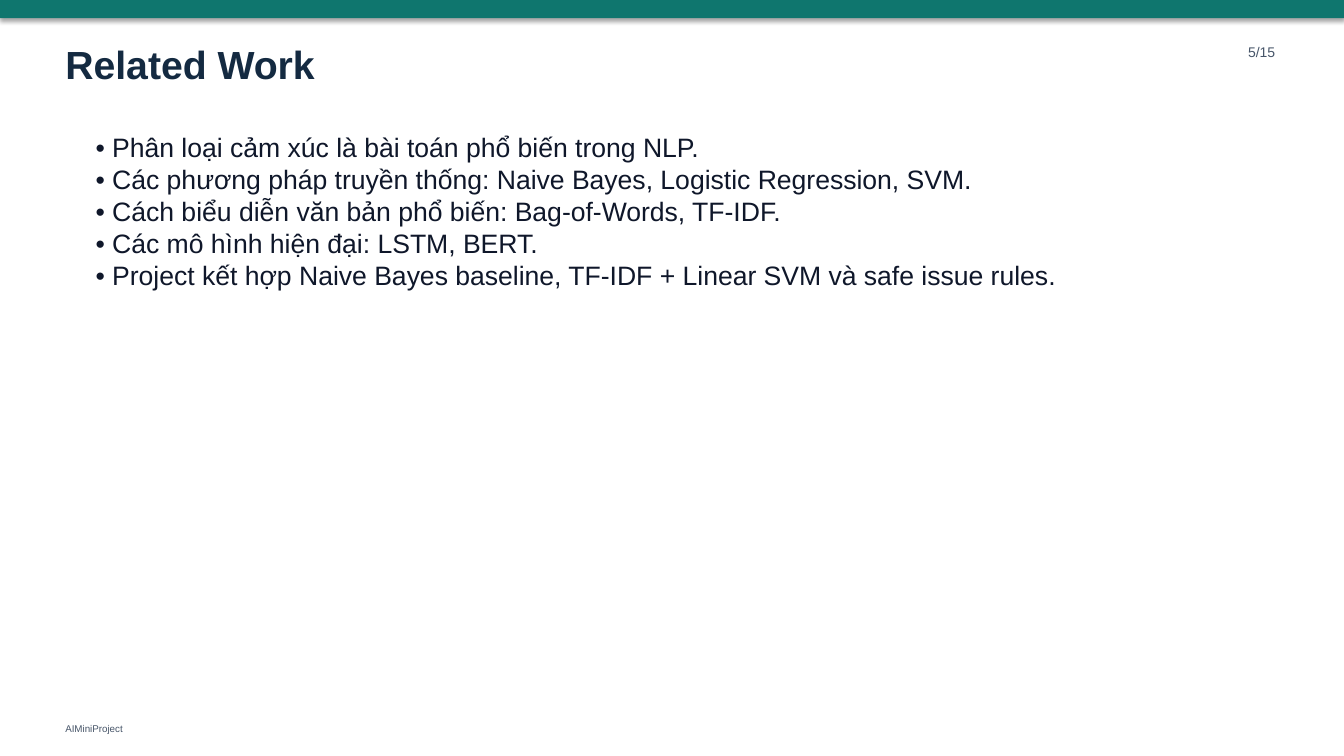
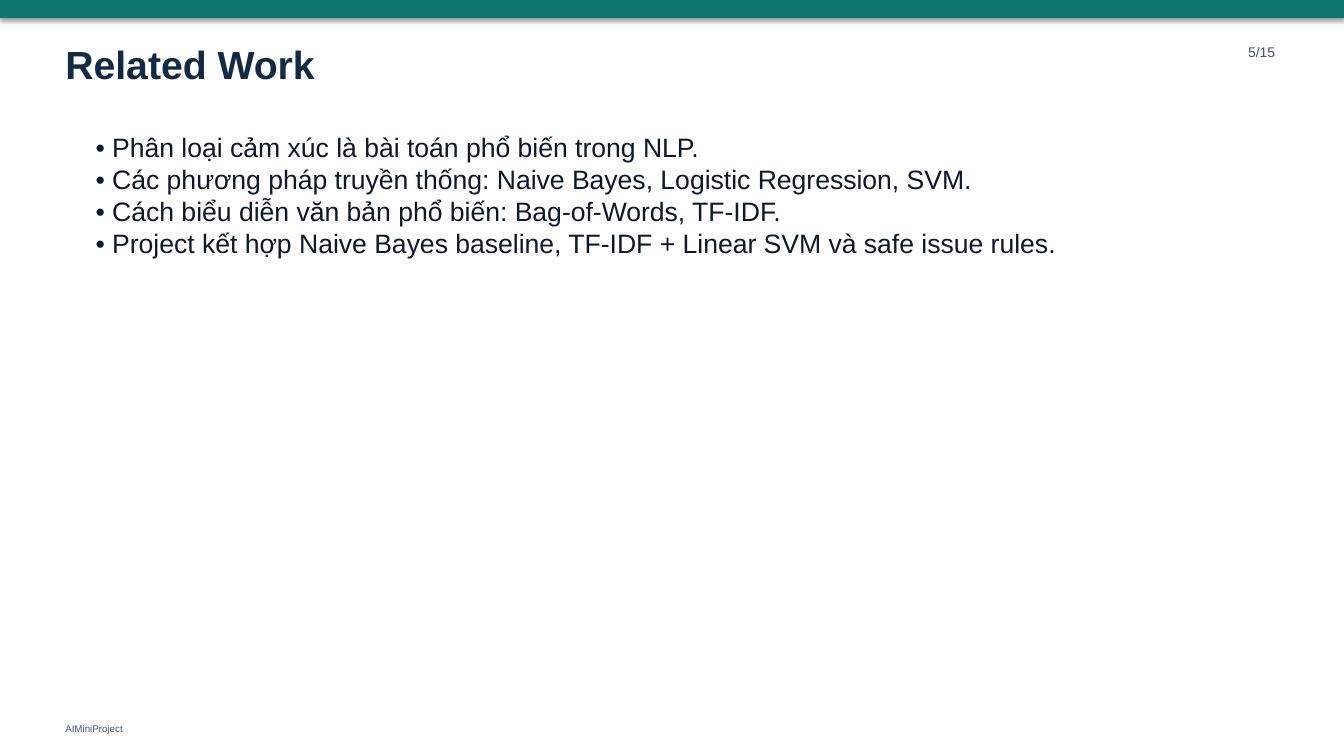
Before and after one commit to luongkien25/AIMiniProject, a slide deck: slide 5 of slides/AIMiniProject_presentation.pptx. Drawn at 1344x756 pixels with LibreOffice and Linux fonts; fonts in the diff are those of the drawing. Boxes give left, top, right and bottom in pixels: in the first picture for what was removed or moved away, otherwise in the second. Text is boxed around its words. In the diff, an @@ line names an element or a change of style, - is before the commit and + after.

```diff
--- a/slides/AIMiniProject_presentation.pptx
+++ b/slides/AIMiniProject_presentation.pptx
@@ text at <box>112,136,1056,258</box>: text changed @@
-• Phân loại cảm xúc là bài toán phổ biến trong NLP.
-• Các phương pháp truyền thống: Naive Bayes, Logistic Regression, SVM.
-• Cách biểu diễn văn bản phổ biến: Bag-of-Words, TF-IDF.
-• Các mô hình hiện đại: LSTM, BERT.
-• Project kết hợp Naive Bayes baseline, TF-IDF + Linear SVM và safe issue rules.
+• Phân loại cảm xúc là bài toán phổ biến trong NLP.
+• Các phương pháp truyền thống: Naive Bayes, Logistic Regression, SVM.
+• Cách biểu diễn văn bản phổ biến: Bag-of-Words, TF-IDF.
+• Project kết hợp Naive Bayes baseline, TF-IDF + Linear SVM và safe issue rules.
```
Also in this commit, not shown: 3 other slides changed, 4 other files.
